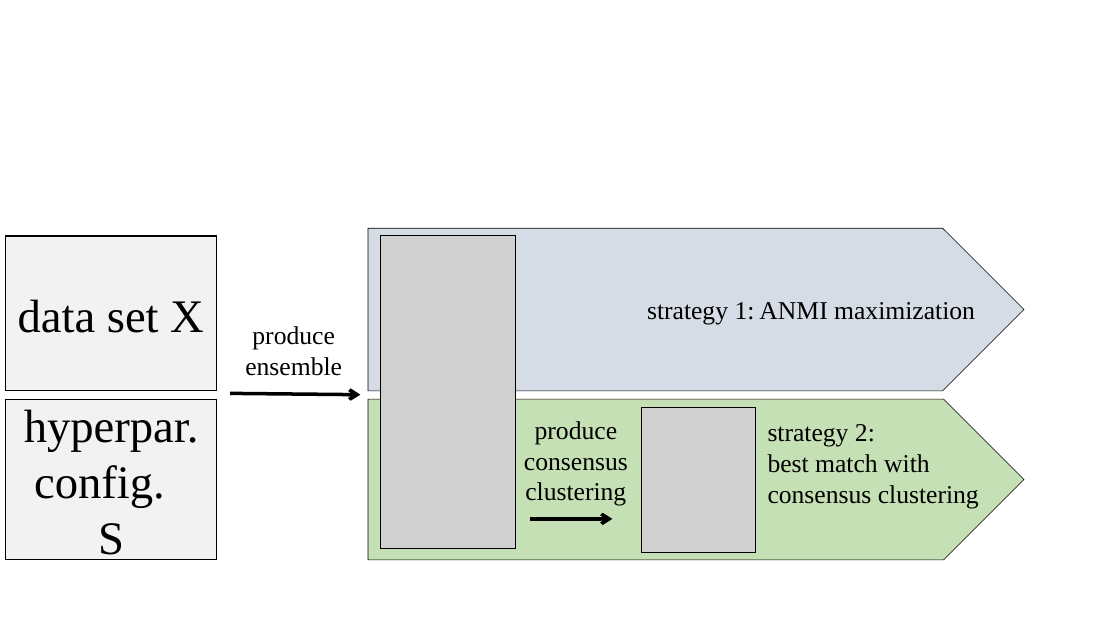
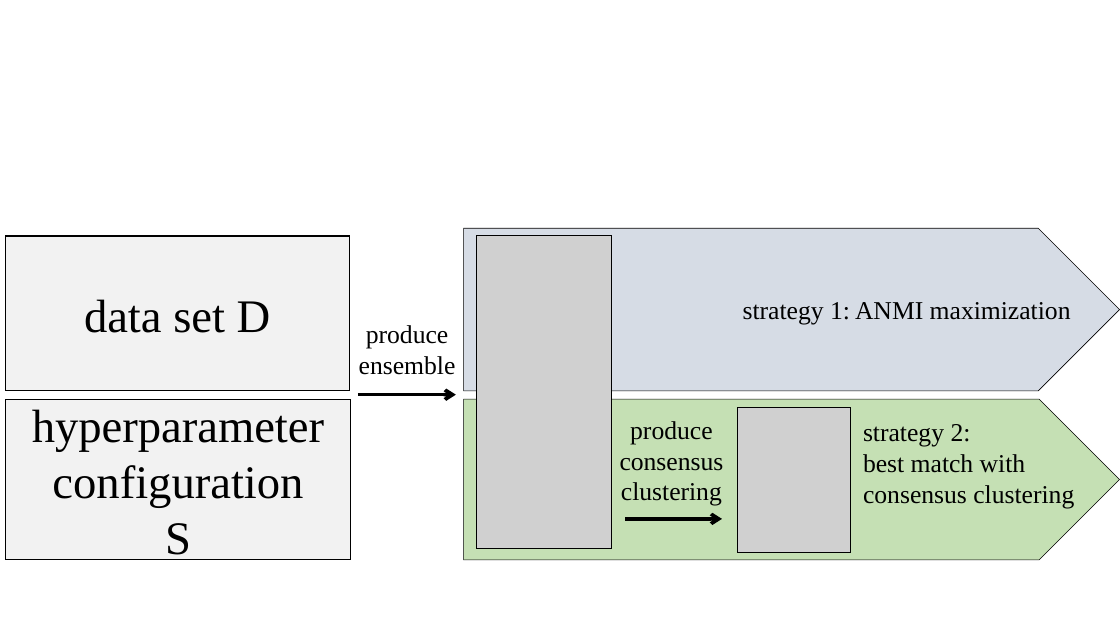
Before and after one commit to clustertoolsgroup/consensus_clustering, a slide deck: slide 1 of img/schema.pptx. Drawn at 1120x630 pixels with LibreOffice and Linux fonts; fonts in the diff are those of the drawing; grey boxes stand for pictures. Boxes give left, top, right and bottom in pixels: in the first picture for what was removed or moved away, otherwise in the second. Text is boxed around its words. In the diff, an @@ line names an element or a change of style, - is before the commit and + after.

Commit message:
updated schema

```diff
--- a/img/schema.pptx
+++ b/img/schema.pptx
@@ rectangle "data set D": place and size @@
-rectangle "data set D" at (5,236,217,391)
+rectangle "data set D" at (5,236,350,391)
@@ picture removed at (381,236,515,549) @@
@@ picture added at (476,236,611,549) @@
@@ text in rectangle at (84,299,271,333): text changed @@
-data set X
+data set D
@@ text "produce ensemble": place and size @@
-text "produce ensemble" at (245,326,342,376)
+text "produce ensemble" at (359,325,456,375)
@@ rectangle "hyperparameter configuration": place and size @@
-rectangle "hyperparameter configuration" at (6,399,217,560)
+rectangle "hyperparameter configuration" at (6,399,350,560)
@@ text in rectangle at (32,409,324,508): text changed @@
-hyperpar. config.
+hyperparameter configuration
@@ arrow moved from (230, 393) - (360, 395) to (358, 395) - (456, 395) @@
@@ 2 pentagon arrows, 2 texts: place and size @@
-2 pentagon arrows, 2 texts at (368,229,1024,560)
+2 pentagon arrows, 2 texts at (464,229,1120,560)
@@ picture removed at (642,408,755,553) @@
@@ picture added at (738,408,851,553) @@
@@ arrow moved from (529, 519) - (613, 519) to (625, 519) - (723, 519) @@
```
